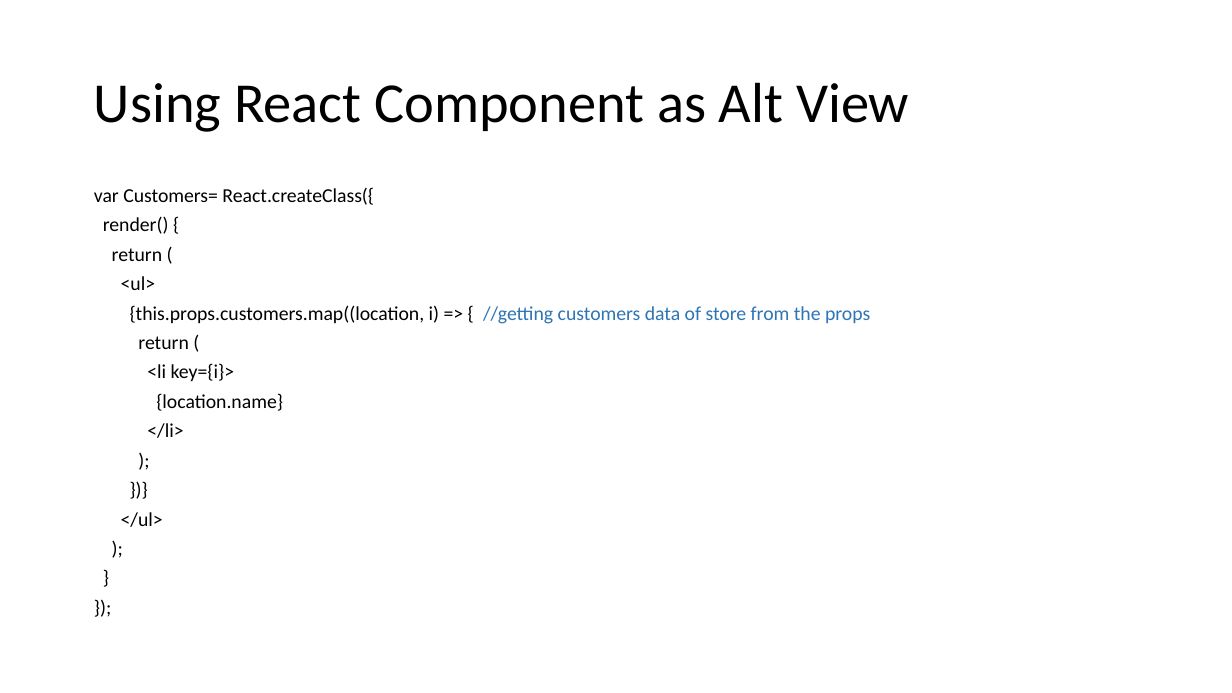
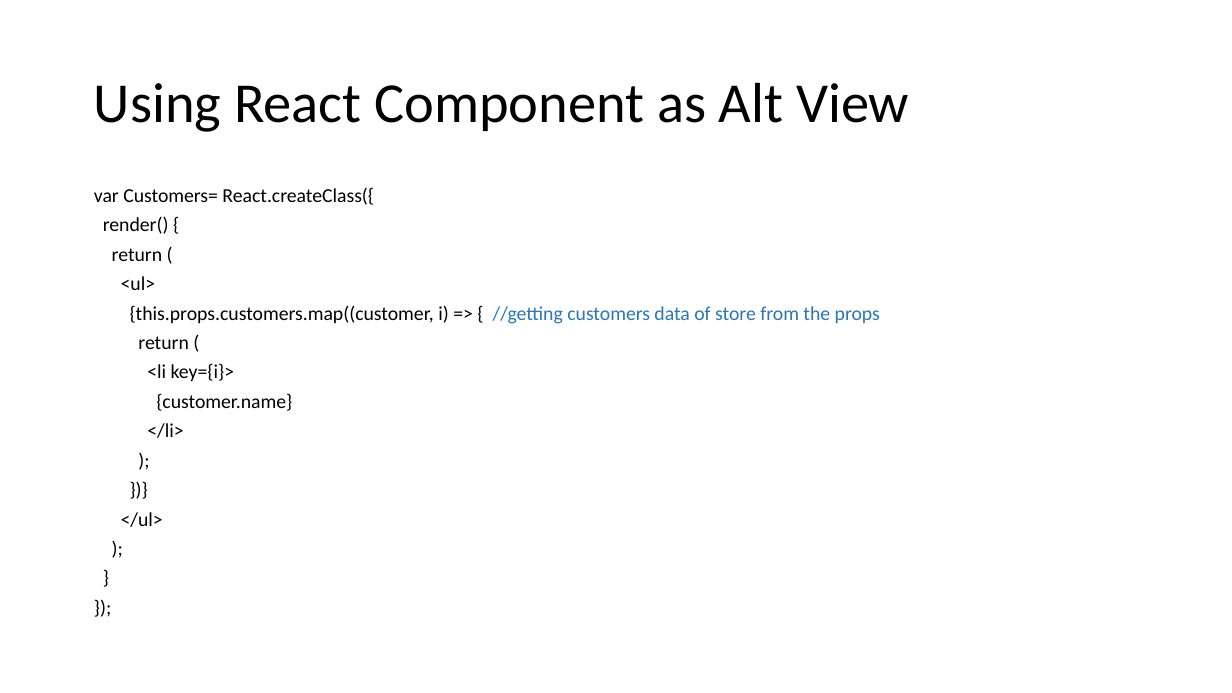
Before and after one commit to awahab29/samplealt, a slide deck: slide 37 of React.pptx. Drawn at 1232x693 pixels with LibreOffice and Linux fonts; fonts in the diff are those of the drawing. Boxes give left, top, right and bottom in pixels: in the first picture for what was removed or moved away, otherwise in the second. Text is boxed around its words. In the diff, an @@ line names an element or a change of style, - is before the commit and + after.

```diff
--- a/React.pptx
+++ b/React.pptx
@@ text at (130,305,880,324): text changed @@
-{this.props.customers.map((location, i) => { //getting customers data of store from the props
+{this.props.customers.map((customer, i) => { //getting customers data of store from the props
@@ text at (156,393,292,411): text changed @@
-{location.name}
+{customer.name}
```
Also in this commit, not shown: 2 other slides changed, 8 other files.
